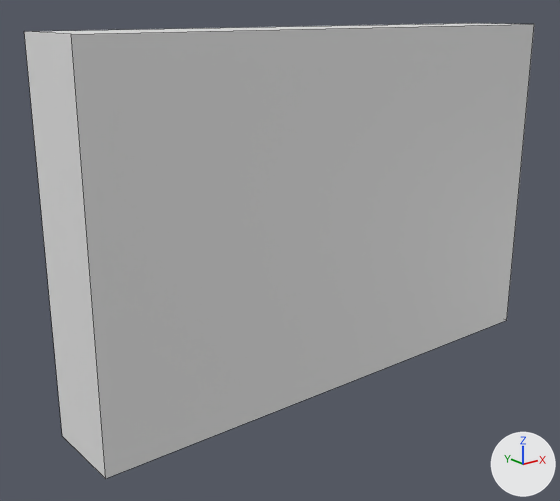
An edit to the Blender file small-objects/famicom-cart/cart.blend, drawn before and after from the same camera.
Rendered twice from a 50 mm camera at (-0.1006, -0.1124, 0.0385) aimed at (-0.008, 0.0033, -0.0078). Lighting does not change. The marker at lower right points along +X, +Y and +Z. Mesh edges are drawn as thin lines.

Names of what the first picture shows: 'cart'.
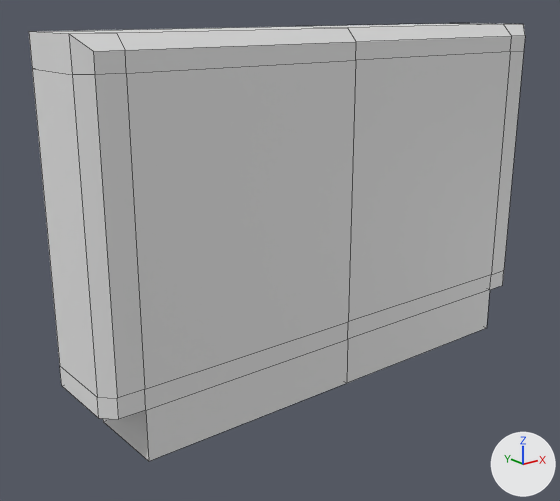
Location of each change, (x1, y1, x2, y2) in pixels of the pictures (560 x 501 px):
'cart', reshaped, modifiers changed
    before: (24, 23, 534, 479)
    after: (29, 23, 525, 461)

The change, as a list of edits to the scene's bpy script:
```text
Change me_cube_001:
    used by ob_cart; location = (0.0, 0.0, 0.0)
    remove me_cube_001.from_pydata(...)  # 8 vertices, 6 faces; spans x -0.054..0.054, y -0.0085..0.0085, z -0.035..0.035
    add me_cube_001.from_pydata(...)  # 34 vertices, 28 faces; spans x 0.0..0.0533, y -0.0085..0.0085, z -0.0349..0.035
    me_cube_001 part 1: the whole mesh is rebuilt
Change ob_cart:
    add _m = ob_cart.modifiers.new('Mirror', 'MIRROR')
```
